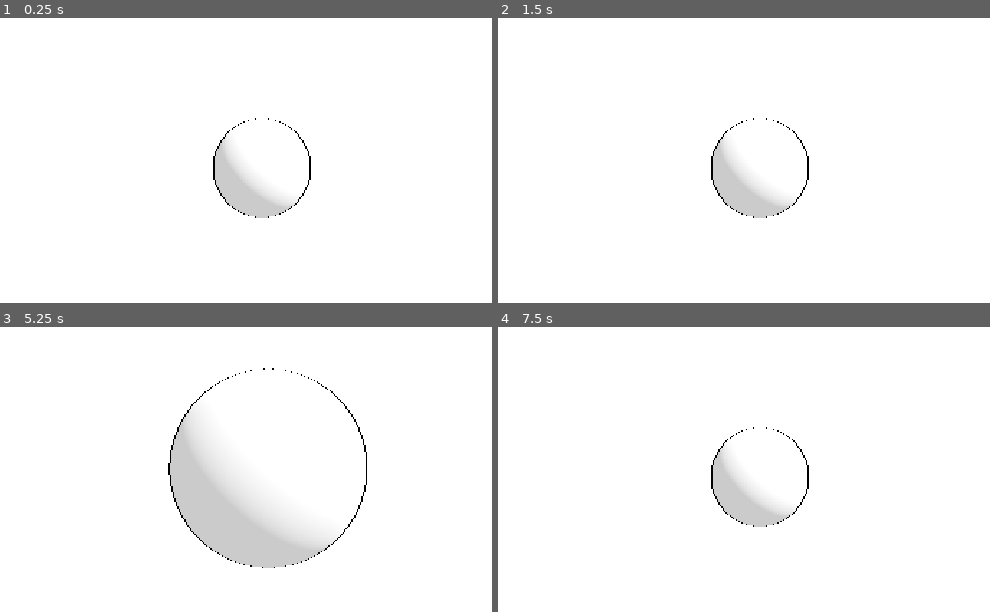
Above: before the commit, frames 1-4 (two rows, left to right).
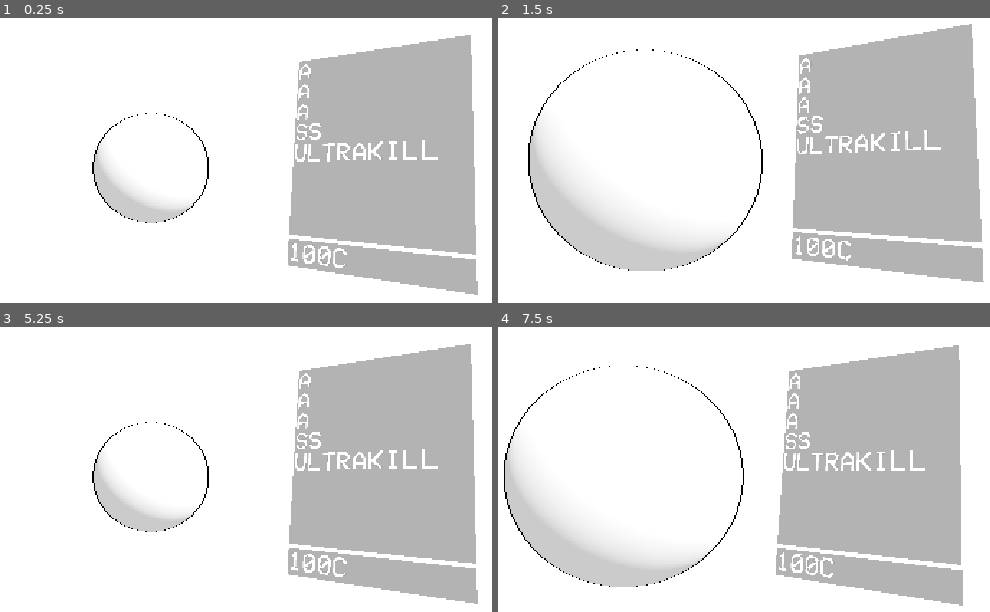
Above: after the commit, the same moments.

Repository: AnCarsenat/DopamineBounce
Game: Godot game, scene res://clicker_game.tscn
Two runs of this game, one before a commit and one after it. Both use one fixed random seed, a clock stepped at 60 frames per second and the inputs below. This scene is started directly instead of the project's main scene.
Inputs (mouse positions are in pixels of both pictures, inside the frame that each line leads up to):
- Up to frame 1 (0.25 s): no input
- Up to frame 2 (1.5 s): tap Enter at 0.5 s; move the mouse to (935, 146) at 0.52 s; click (935, 146) at 0.67 s; tap Space at 1.25 s; move the mouse to (601, 191) at 1.27 s; click (601, 191) at 1.42 s
- Up to frame 3 (5.25 s): tap Enter at 2, 3.5 s; move the mouse to (344, 378) at 2.02 s; click (344, 378) at 2.17 s; tap Space at 2.75, 4.25 s; move the mouse to (221, 566) at 2.77 s; click (221, 566) at 2.92 s; move the mouse to (outside the picture) at 3.52 s; click (outside the picture) at 3.67 s; move the mouse to (19, 409) at 4.27 s; click (19, 409) at 4.42 s; move the mouse to (300, 478) at 5.02 s; click (300, 478) at 5.17 s
- Up to frame 4 (7.5 s): move the mouse to (640, 364) at 5.77 s; click (640, 364) at 5.92 s; move the mouse to (935, 455) at 6.52 s; click (935, 455) at 6.67 s; move the mouse to (601, 500) at 7.27 s; click (601, 500) at 7.42 s

The runs differ from the first frame. In frame 1, 32% of the frame differs, in the area x 18-98%, y 5-98%; in frame 2, 36%, in the area x 6-99%, y 2-93%; in frame 3, 36%; in frame 4, 35%.

Commit message:
latest

Diff:
--- a/dopamine-bouce/camera_shake.gd
+++ b/dopamine-bouce/camera_shake.gd
@@ -34,7 +34,7 @@
 
 func _ready() -> void:
 	_camera = get_parent()
-	assert(_camera is Camera2D or _camera is Camera3D, "CameraShake must be a child of a Camera2D or Camera3D")
+	assert(_camera is Camera3D, "CameraShake must be a child of Camera3D")
 	add_to_group(GROUP)
 	_noise.noise_type = FastNoiseLite.TYPE_SIMPLEX
 	_noise.fractal_type = FastNoiseLite.FRACTAL_NONE
--- a/dopamine-bouce/clicker_game.gd
+++ b/dopamine-bouce/clicker_game.gd
@@ -1,7 +1,7 @@
 extends Node3D
 
-@onready var clickArea = $Area3D
-@onready var mainSphere = $MeshInstance3D
+@onready var clickArea = $MainBall/Area3D
+@onready var mainSphere = $MainBall
 
 @onready var sceneCamera = $Camera3D
 @onready var cameraShake = $Camera3D/CameraShake
--- a/dopamine-bouce/clicker_game.tscn
+++ b/dopamine-bouce/clicker_game.tscn
@@ -3,6 +3,8 @@
 [ext_resource type="Script" uid="uid://0bmx323epuih" path="res://clicker_game.gd" id="1_2gcxp"]
 [ext_resource type="Shader" uid="uid://nmjys4mjagdx" path="res://clicker_game_edge_shader.gdshader" id="1_l1c2j"]
 [ext_resource type="Script" uid="uid://d1vd1ixmojic" path="res://camera_shake.gd" id="2_shake"]
+[ext_resource type="FontFile" uid="uid://d22dvwe7o7jk" path="res://assets/VCR_OSD_MONO_1.001.ttf" id="4_3ob8g"]
+[ext_resource type="Script" uid="uid://eus218lrjveg" path="res://infohud_control.gd" id="5_yqv28"]
 
 [sub_resource type="Environment" id="Environment_jxcdy"]
 background_mode = 1
@@ -34,11 +36,15 @@
 [sub_resource type="SphereShape3D" id="SphereShape3D_jxcdy"]
 radius = 0.729473
 
+[sub_resource type="ViewportTexture" id="ViewportTexture_jxcdy"]
+viewport_path = NodePath("Info hud/SubViewport")
+
 [node name="JeuClicker" type="Node3D" unique_id=550232895]
 script = ExtResource("1_2gcxp")
 
 [node name="Camera3D" type="Camera3D" parent="." unique_id=2002860377]
-transform = Transform3D(1, 0, 0, 0, 1, 0, 0, 0, 1, 0, 0, 3)
+transform = Transform3D(1, 0, 0, 0, 1, 0, 0, 0, 1, 0, 0, 5.8982325)
+fov = 73.125
 
 [node name="CameraShake" type="Node" parent="Camera3D" unique_id=1048399468]
 script = ExtResource("2_shake")
@@ -51,16 +57,71 @@
 [node name="DirectionalLight3D" type="DirectionalLight3D" parent="WorldEnvironment" unique_id=1304178671]
 transform = Transform3D(0.6261737, -0.46137038, 0.6285252, -0.10488581, 0.7489557, 0.6542661, -0.77259666, -0.47560763, 0.4205851, 0, 0, 0)
 
-[node name="MeshInstance3D" type="MeshInstance3D" parent="." unique_id=980756025]
+[node name="MainBall" type="MeshInstance3D" parent="." unique_id=980756025]
+transform = Transform3D(1, 0, 0, 0, 1, 0, 0, 0, 1, -0.99387515, 0, 3.0931175)
 material_override = SubResource("StandardMaterial3D_7fbwm")
 mesh = SubResource("SphereMesh_jxcdy")
 
-[node name="Area3D" type="Area3D" parent="." unique_id=1212574928]
+[node name="Area3D" type="Area3D" parent="MainBall" unique_id=1212574928]
 
-[node name="CollisionShape3D" type="CollisionShape3D" parent="Area3D" unique_id=61094154]
+[node name="CollisionShape3D" type="CollisionShape3D" parent="MainBall/Area3D" unique_id=61094154]
 shape = SubResource("SphereShape3D_jxcdy")
 debug_color = Color(0.49873668, 0, 0.05999562, 1)
 
-[connection signal="input_event" from="Area3D" to="." method="_on_area_3d_input_event"]
-[connection signal="mouse_entered" from="Area3D" to="." method="_on_area_3d_mouse_entered"]
-[connection signal="mouse_exited" from="Area3D" to="." method="_on_area_3d_mouse_exited"]
+[node name="Info hud" type="Sprite3D" parent="." unique_id=386469537]
+transform = Transform3D(0.8966552, 0.072639965, -0.4367298, -0.0032479519, 0.9875009, 0.15757965, 0.4427177, -0.13987608, 0.8856838, 1.3079522, 0, 2.3018026)
+pixel_size = 0.005
+texture_filter = 0
+texture = SubResource("ViewportTexture_jxcdy")
+
+[node name="SubViewport" type="SubViewport" parent="Info hud" unique_id=1433502248]
+transparent_bg = true
+canvas_item_default_texture_filter = 0
+size = Vector2i(400, 600)
+
+[node name="Control" type="Control" parent="Info hud/SubViewport" unique_id=1615957591]
+layout_mode = 3
+anchors_preset = 0
+offset_right = 40.0
+offset_bottom = 40.0
+
+[node name="FeedBG" type="ColorRect" parent="Info hud/SubViewport/Control" unique_id=1489653756]
+layout_mode = 0
+offset_right = 400.0
+offset_bottom = 475.0
+color = Color(0, 0, 0, 0.29803923)
+
+[node name="InfoBG" type="ColorRect" parent="Info hud/SubViewport/Control" unique_id=2042964470]
+layout_mode = 0
+offset_top = 485.0
+offset_right = 400.0
+offset_bottom = 552.0
+color = Color(0, 0, 0, 0.29803923)
+
+[node name="Feed" type="RichTextLabel" parent="Info hud/SubViewport/Control" unique_id=2042535791]
+layout_mode = 0
+offset_right = 338.0
+offset_bottom = 297.0
+theme_override_fonts/normal_font = ExtResource("4_3ob8g")
+theme_override_font_sizes/normal_font_size = 64
+text = "A
+A
+A
+SS
+ULTRAKILL"
+
+[node name="Info" type="RichTextLabel" parent="Info hud/SubViewport/Control" unique_id=799212461]
+layout_mode = 0
+offset_top = 485.0
+offset_right = 150.0
+offset_bottom = 542.0
+theme_override_fonts/normal_font = ExtResource("4_3ob8g")
+theme_override_font_sizes/normal_font_size = 64
+text = "100C"
+
+[node name="InfohudControl" type="Node" parent="Info hud" unique_id=52065957]
+script = ExtResource("5_yqv28")
+
+[connection signal="input_event" from="MainBall/Area3D" to="." method="_on_area_3d_input_event"]
+[connection signal="mouse_entered" from="MainBall/Area3D" to="." method="_on_area_3d_mouse_entered"]
+[connection signal="mouse_exited" from="MainBall/Area3D" to="." method="_on_area_3d_mouse_exited"]
--- /dev/null
+++ b/dopamine-bouce/info_hud.gd
@@ -0,0 +1,18 @@
+extends Sprite3D
+
+@export var maxLineCount = 10
+
+@onready var display_lines: = Array()
+
+var lines = Array()
+# Called when the node enters the scene tree for the first time.
+func _ready() -> void:
+	pass # Replace with function body.
+
+
+# Called every frame. 'delta' is the elapsed time since the previous frame.
+func _process(delta: float) -> void:
+	pass
+
+func add_line():
+	pass
--- /dev/null
+++ b/dopamine-bouce/infohud_control.gd
@@ -0,0 +1,15 @@
+class_name Infohudcontrol
+extends Node
+
+@onready var infohud = self.get_parent()
+
+
+
+# Called when the node enters the scene tree for the first time.
+func _ready() -> void:
+	pass # Replace with function body.
+
+
+# Called every frame. 'delta' is the elapsed time since the previous frame.
+func _process(delta: float) -> void:
+	pass
Binary file added: dopamine-bouce/assets/VCR_OSD_MONO_1.001.ttf
Not shown, added: dopamine-bouce/assets/VCR_OSD_MONO_1.001.ttf.import
Not shown, added: dopamine-bouce/info_hud.gd.uid
Not shown, added: dopamine-bouce/infohud_control.gd.uid
